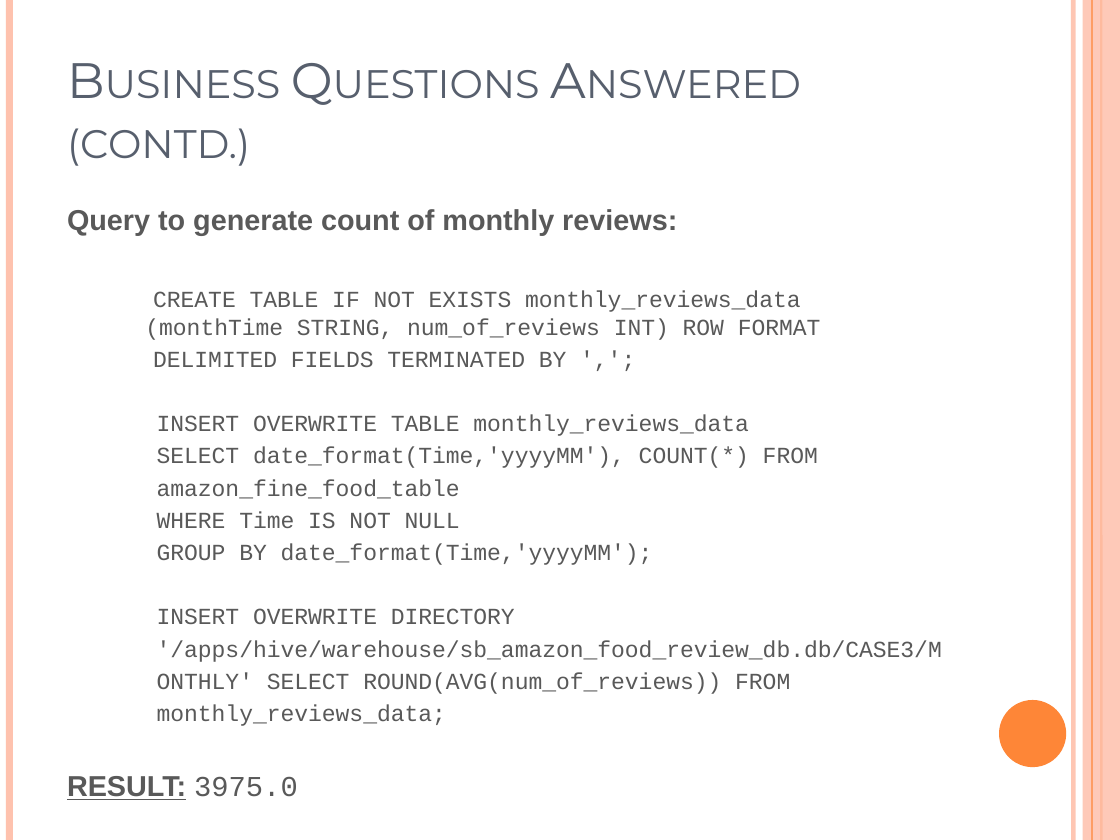
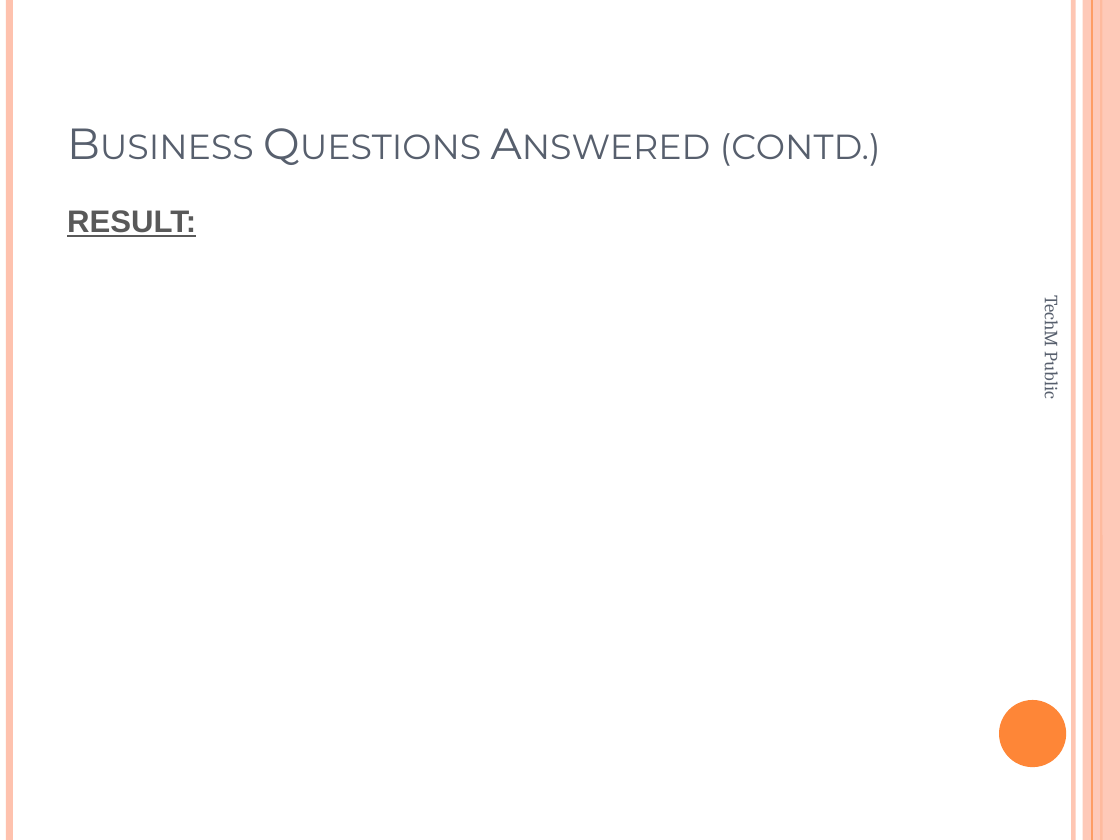
Before and after one commit to Shubhro27/Case-Studies, a slide deck: slide 44 of Analyzing_World_Data_using PIG.pptx (slide 17 before the commit). Drawn at 1120x840 pixels with LibreOffice and Linux fonts; fonts in the diff are those of the drawing. Boxes give left, top, right and bottom in pixels: in the first picture for what was removed or moved away, otherwise in the second. Text is boxed around its words. In the diff, an @@ line names an element or a change of style, - is before the commit and + after.

```diff
--- a/Analyzing_World_Data_using PIG.pptx
+++ b/Analyzing_World_Data_using PIG.pptx
@@ title "Business Questions Answered (contd.)" at <box>720,133,881,166</box>: size 32 to 28 pt @@
@@ text at <box>67,210,196,237</box>: text changed; size 14.8 to 20 pt; font Courier New to Arial; bold on @@
-Query to generate count of monthly reviews:
-  CREATE TABLE IF NOT EXISTS monthly_reviews_data (monthTime STRING, num_of_reviews INT) ROW FORMAT
-  DELIMITED FIELDS TERMINATED BY ',';
-    INSERT OVERWRITE TABLE monthly_reviews_data
-    SELECT date_format(Time,'yyyyMM'), COUNT(*) FROM
-    amazon_fine_food_table
-    WHERE Time IS NOT NULL
-    GROUP BY date_format(Time,'yyyyMM');
-    INSERT OVERWRITE DIRECTORY
-    '/apps/hive/warehouse/sb_amazon_food_review_db.db/CASE3/M
-    ONTHLY' SELECT ROUND(AVG(num_of_reviews)) FROM
-    monthly_reviews_data;
-RESULT: 3975.0
+RESULT:
@@ text added at <box>1040,300,1064,398</box>, 12 pt, text #575F6D @@
+TechM Public
```
Also in this commit, not shown: 14 other slides changed, 35 slides added, 7 slides removed.
